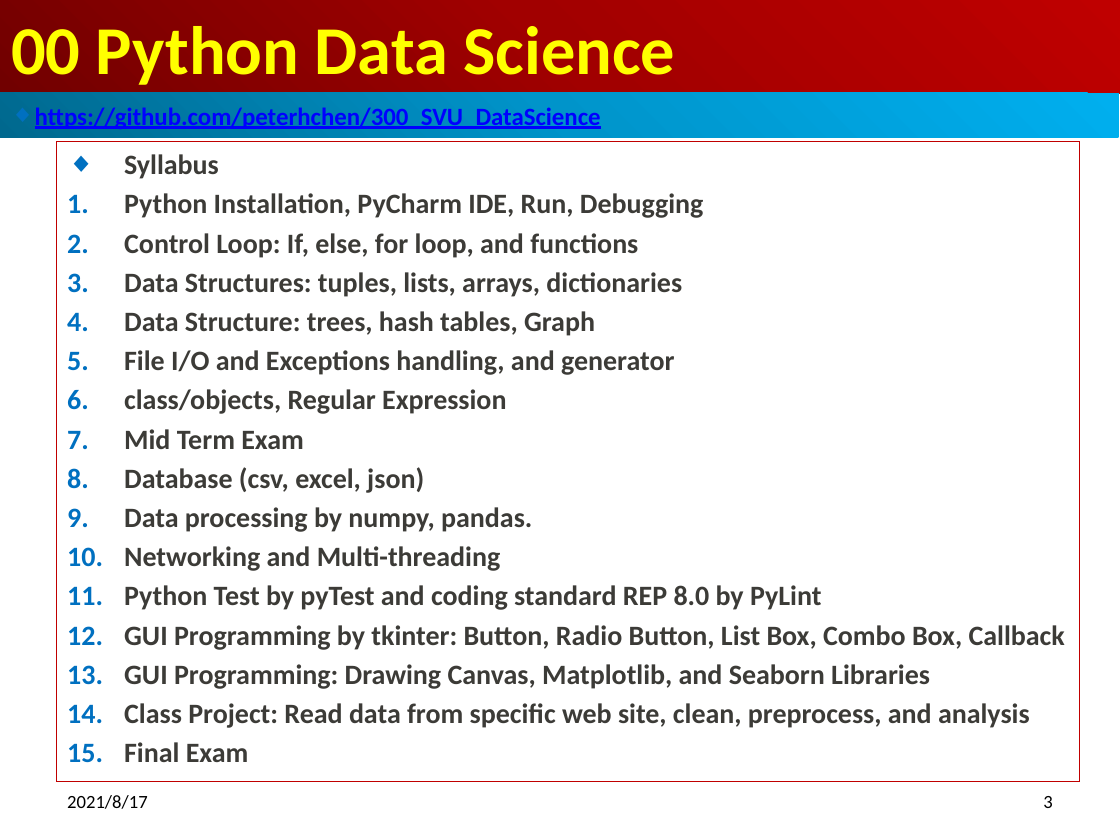
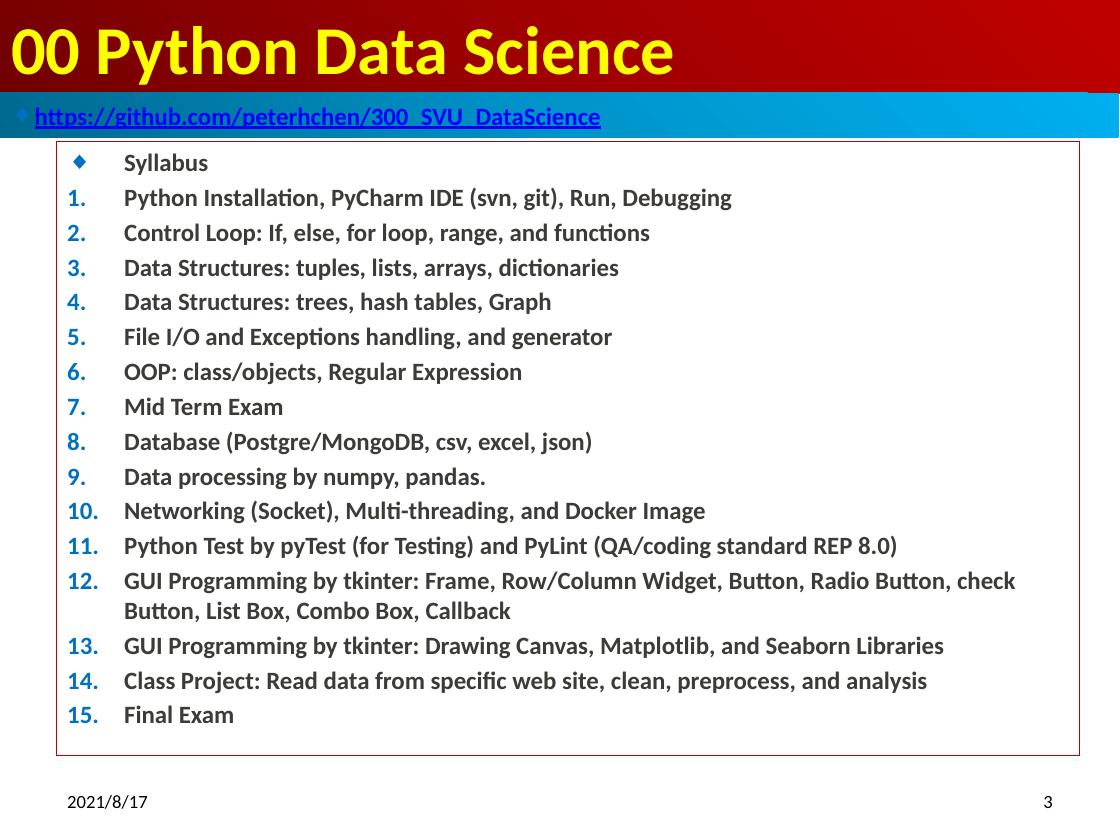
Before and after one commit to peterhchen/300_Python_DataScience, a slide deck: slide 3 of 00_Python_DataScience_Syllabus.pptx. Drawn at 1120x840 pixels with LibreOffice and Linux fonts; fonts in the diff are those of the drawing. Boxes give left, top, right and bottom in pixels: in the first picture for what was removed or moved away, otherwise in the second. Text is boxed around its words. In the diff, an @@ line names an element or a change of style, - is before the commit and + after.

```diff
--- a/00_Python_DataScience_Syllabus.pptx
+++ b/00_Python_DataScience_Syllabus.pptx
@@ subtitle "Syllabus": place and size @@
-subtitle "Syllabus" at bbox=[56, 141, 1079, 782]
+subtitle "Syllabus" at bbox=[56, 141, 1079, 755]
@@ subtitle at bbox=[124, 153, 927, 723]: size 18 to 16 pt in "Syllabus", "Data Structures: tuples, lists, arrays, dictionaries", "File I/O and Exceptions handling, and generator", "Mid Term Exam" and 3 more places @@
@@ subtitle at bbox=[124, 188, 732, 245]: text changed; size 18 to 16 pt @@
-1. Python Installation, PyCharm IDE, Run, Debugging
-2. Control Loop: If, else, for loop, and functions
+1. Python Installation, PyCharm IDE (svn, git), Run, Debugging
+2. Control Loop: If, else, for loop, range, and functions
@@ subtitle at bbox=[124, 292, 552, 314]: text changed; size 18 to 16 pt @@
-4. Data Structure: trees, hash tables, Graph
+4. Data Structures: trees, hash tables, Graph
@@ subtitle at bbox=[124, 362, 522, 384]: text changed; size 18 to 16 pt @@
-6. class/objects, Regular Expression
+6. OOP: class/objects, Regular Expression
@@ subtitle at bbox=[124, 431, 593, 455]: text changed; size 18 to 16 pt @@
-8. Database (csv, excel, json)
+8. Database (Postgre/MongoDB, csv, excel, json)
@@ subtitle at bbox=[124, 500, 1015, 659]: text changed; size 18 to 16 pt @@
-10. Networking and Multi-threading
-11. Python Test by pyTest and coding standard REP 8.0 by PyLint
-12. GUI Programming by tkinter: Button, Radio Button, List Box, Combo Box, Callback
-13. GUI Programming: Drawing Canvas, Matplotlib, and Seaborn Libraries
+10. Networking (Socket), Multi-threading, and Docker Image
+11. Python Test by pyTest (for Testing) and PyLint (QA/coding standard REP 8.0)
+12. GUI Programming by tkinter: Frame, Row/Column Widget, Button, Radio Button, check Button, List Box, Combo Box, Callback
+13. GUI Programming by tkinter: Drawing Canvas, Matplotlib, and Seaborn Libraries
```
Also in this commit, not shown: 2 other slides changed.
